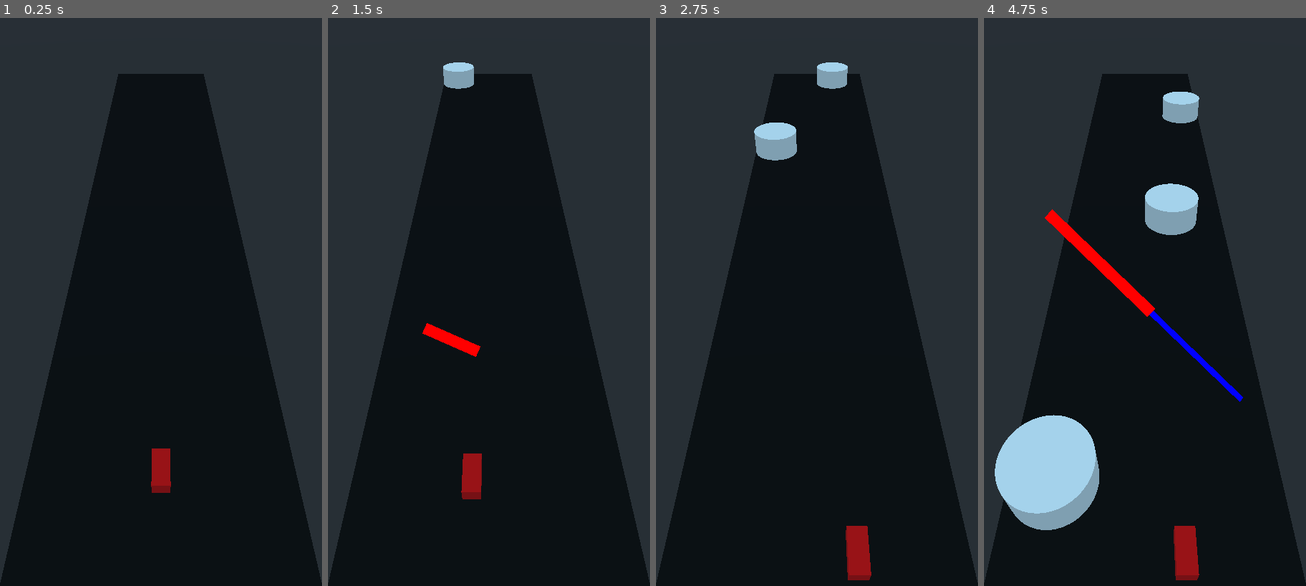
Above: before the commit, frames 1-4 (left to right).
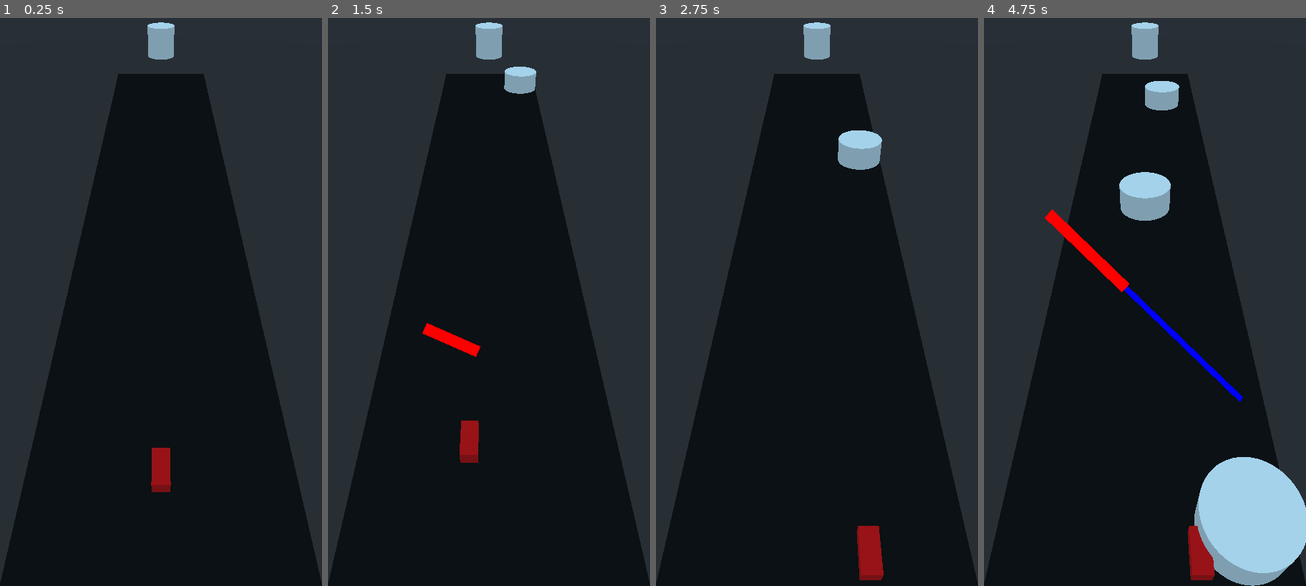
Above: after the commit, the same moments.

Repository: Denkkou/Gravity-Well-Prototype
Game: Godot game, scene res://Scenes/play_environment.tscn
Same seed, same stepped clock (60 frames per second), same inputs: the game is played once before the commit and once after it. Before the commit the project starts from res://Environment.tscn.
Inputs (mouse positions are in pixels of both pictures, inside the frame that each line leads up to):
- Up to frame 1 (0.25 s): no input
- Up to frame 2 (1.5 s): drag from (585, 398) to (521, 171) at 0.52 s; drag from (424, 330) to (585, 398) at 1.27 s
- Up to frame 3 (2.75 s): move the mouse to (849, 171) at 2.02 s; click (849, 171) at 2.17 s
- Up to frame 4 (4.75 s): drag from (1128, 415) to (1048, 211) at 2.77 s; move the mouse to (1241, 387) at 3.52 s; click (1241, 387) at 3.67 s; drag from (1048, 211) to (1241, 398) at 4.27 s

The runs differ from the first frame. In frame 1, 0.5% of the frame differs, in the area x 45-55%, y 0-84%; in frame 2, 2.2%; in frame 3, 3.2%; in frame 4, 15%, in the area x 3-100%, y 0-100%.

Commit message:
Added Distance To Player
Can now find the vector and distance to the player from any one gravity well. There is also some temporary raycast code to draw a ray to the player when within the maximum range of a well. This will need to be removed before finishing.

Multiple spawn chance still not implemented.

Diff:
--- a/BoundaryPlane.gd
+++ /dev/null
@@ -1,4 +0,0 @@
-extends Area
-
-func _ready():
-	pass
--- a/Environment.tscn
+++ /dev/null
@@ -1,158 +0,0 @@
-[gd_scene load_steps=13 format=2]
-
-[ext_resource path="res://Player.gd" type="Script" id=1]
-[ext_resource path="res://VectorCreator.tscn" type="PackedScene" id=2]
-[ext_resource path="res://GravWellSpawner.gd" type="Script" id=3]
-[ext_resource path="res://Gravity Well.tscn" type="PackedScene" id=4]
-[ext_resource path="res://BoundaryPlane.gd" type="Script" id=5]
-
-[sub_resource type="BoxShape" id=1]
-extents = Vector3( 1, 0.0287637, 1 )
-
-[sub_resource type="PlaneMesh" id=2]
-
-[sub_resource type="SpatialMaterial" id=3]
-albedo_color = Color( 0, 0, 0, 1 )
-
-[sub_resource type="CubeMesh" id=4]
-
-[sub_resource type="SpatialMaterial" id=5]
-albedo_color = Color( 0.933333, 0.0235294, 0.0235294, 1 )
-
-[sub_resource type="BoxShape" id=6]
-
-[sub_resource type="BoxShape" id=7]
-extents = Vector3( 0.227585, 0.189544, 0.318471 )
-
-[node name="GameWorld" type="Spatial"]
-
-[node name="SceneElements" type="Spatial" parent="."]
-
-[node name="Floor" type="StaticBody" parent="SceneElements"]
-transform = Transform( 3, 0, 0, 0, 1, 0, 0, 0, 15, 0, 0, -3.55465 )
-
-[node name="CollisionShape" type="CollisionShape" parent="SceneElements/Floor"]
-shape = SubResource( 1 )
-
-[node name="MeshInstance" type="MeshInstance" parent="SceneElements/Floor"]
-mesh = SubResource( 2 )
-material/0 = SubResource( 3 )
-
-[node name="Walls" type="Spatial" parent="SceneElements"]
-visible = false
-
-[node name="Fence" type="StaticBody" parent="SceneElements/Walls"]
-transform = Transform( 3.51, 0, 0, 0, -4.37114e-08, -1.483, 0, 1, -6.4824e-08, 0, 0, 0 )
-
-[node name="CollisionShape" type="CollisionShape" parent="SceneElements/Walls/Fence"]
-shape = SubResource( 1 )
-
-[node name="MeshInstance" type="MeshInstance" parent="SceneElements/Walls/Fence"]
-transform = Transform( 0.876234, 0, 0, 0, 1, -4.81895e-08, 0, -2.19114e-08, 0.256611, 0, -1.42115e-08, -0.219232 )
-mesh = SubResource( 2 )
-material/0 = null
-
-[node name="Fence2" type="StaticBody" parent="SceneElements/Walls"]
-transform = Transform( -3.51, -8.74228e-08, 5.66709e-15, 0, -4.37114e-08, -1.483, 3.06854e-07, -1, 6.4824e-08, 0, 0, 11.3437 )
-
-[node name="CollisionShape" type="CollisionShape" parent="SceneElements/Walls/Fence2"]
-shape = SubResource( 1 )
-
-[node name="MeshInstance" type="MeshInstance" parent="SceneElements/Walls/Fence2"]
-transform = Transform( 1, 0, 0, 0, 1, -4.81895e-08, 0, -2.19114e-08, 0.256611, 0, 0, -0.219232 )
-mesh = SubResource( 2 )
-material/0 = null
-
-[node name="Fence3" type="StaticBody" parent="SceneElements/Walls"]
-transform = Transform( 4.72315e-07, -1, 6.4824e-08, 0, -4.37114e-08, -1.483, 6.256, 7.54979e-08, -4.89408e-15, 3, 0, 5.33 )
-
-[node name="CollisionShape" type="CollisionShape" parent="SceneElements/Walls/Fence3"]
-shape = SubResource( 1 )
-
-[node name="MeshInstance" type="MeshInstance" parent="SceneElements/Walls/Fence3"]
-transform = Transform( 1, 0, 1.05879e-22, 0, 1, -4.81894e-08, -5.92923e-21, -2.19114e-08, 0.256611, 0.141479, 0, -0.219232 )
-mesh = SubResource( 2 )
-material/0 = null
-
-[node name="Fence4" type="StaticBody" parent="SceneElements/Walls"]
-transform = Transform( -1.01923e-06, 1, -6.4824e-08, 0, -4.37114e-08, -1.483, -6.256, -1.62921e-07, 1.05612e-14, -3, 0, 5.33 )
-
-[node name="CollisionShape" type="CollisionShape" parent="SceneElements/Walls/Fence4"]
-shape = SubResource( 1 )
-
-[node name="MeshInstance" type="MeshInstance" parent="SceneElements/Walls/Fence4"]
-transform = Transform( 1, -1.24345e-14, 1.27055e-21, 0, 1, -4.81894e-08, -2.37169e-20, -2.19114e-08, 0.256611, -0.141479, 2.14577e-06, -0.219232 )
-mesh = SubResource( 2 )
-material/0 = null
-
-[node name="Camera" type="Camera" parent="."]
-transform = Transform( 1, 0, 0, 0, 0.707107, 0.707107, 0, -0.707107, 0.707107, 0, 9.132, 12.99 )
-
-[node name="Player" type="KinematicBody" parent="."]
-transform = Transform( 0.2, 0, 0, 0, 0.2, 0, 0, 0, 0.4, 0, 0.285836, 9.15662 )
-script = ExtResource( 1 )
-
-[node name="MeshInstance" type="MeshInstance" parent="Player"]
-layers = 3
-mesh = SubResource( 4 )
-material/0 = SubResource( 5 )
-
-[node name="CollisionShape" type="CollisionShape" parent="Player"]
-shape = SubResource( 6 )
-
-[node name="GravWellSpawner" type="Spatial" parent="."]
-transform = Transform( 1, 0, 0, 0, 1, 0, 0, 0, 1, 0, 0, -18.3575 )
-script = ExtResource( 3 )
-_gravity_well_wr = NodePath("../GravWellWaitingRoom")
-
-[node name="SpawnPoint1" type="Position3D" parent="GravWellSpawner"]
-transform = Transform( 1, 0, 0, 0, 1, 0, 0, 0, 1, -2, 0, 1 )
-
-[node name="SpawnPoint2" type="Position3D" parent="GravWellSpawner"]
-transform = Transform( 1, 0, 0, 0, 1, 0, 0, 0, 1, -1, 0, 1 )
-
-[node name="SpawnPoint3" type="Position3D" parent="GravWellSpawner"]
-transform = Transform( 1, 0, 0, 0, 1, 0, 0, 0, 1, 0, 0, 1 )
-
-[node name="SpawnPoint4" type="Position3D" parent="GravWellSpawner"]
-transform = Transform( 1, 0, 0, 0, 1, 0, 0, 0, 1, 1, 0, 1 )
-
-[node name="SpawnPoint5" type="Position3D" parent="GravWellSpawner"]
-transform = Transform( 1, 0, 0, 0, 1, 0, 0, 0, 1, 2, 0, 1 )
-
-[node name="VectorCreator" parent="." instance=ExtResource( 2 )]
-
-[node name="GravWellWaitingRoom" type="Spatial" parent="."]
-transform = Transform( 1, 0, 0, 0, 1, 0, 0, 0, 1, 0, -4, 0 )
-
-[node name="Gravity Well" parent="GravWellWaitingRoom" instance=ExtResource( 4 )]
-
-[node name="Gravity Well2" parent="GravWellWaitingRoom" instance=ExtResource( 4 )]
-
-[node name="Gravity Well3" parent="GravWellWaitingRoom" instance=ExtResource( 4 )]
-
-[node name="Gravity Well4" parent="GravWellWaitingRoom" instance=ExtResource( 4 )]
-
-[node name="Gravity Well5" parent="GravWellWaitingRoom" instance=ExtResource( 4 )]
-
-[node name="Gravity Well6" parent="GravWellWaitingRoom" instance=ExtResource( 4 )]
-
-[node name="Gravity Well7" parent="GravWellWaitingRoom" instance=ExtResource( 4 )]
-
-[node name="Gravity Well8" parent="GravWellWaitingRoom" instance=ExtResource( 4 )]
-
-[node name="Gravity Well9" parent="GravWellWaitingRoom" instance=ExtResource( 4 )]
-
-[node name="Gravity Well10" parent="GravWellWaitingRoom" instance=ExtResource( 4 )]
-
-[node name="BoundaryPlane" type="Area" parent="."]
-transform = Transform( -13.7592, -3.42697e-07, 2.2215e-14, 0, -8.74228e-08, -2.966, 3.06854e-07, -1, 6.4824e-08, 0, 0, 14.3437 )
-collision_layer = 2
-collision_mask = 2
-script = ExtResource( 5 )
-
-[node name="CollisionShape" type="CollisionShape" parent="BoundaryPlane"]
-transform = Transform( 1, -3.55271e-15, 2.11758e-22, 0, 1, 0, 0, -3.55271e-15, 1, 0, 0, 0 )
-shape = SubResource( 7 )
-[connection signal="vector_created" from="VectorCreator" to="Player" method="_drag_vector"]
-[connection signal="area_entered" from="BoundaryPlane" to="GravWellSpawner" method="_on_BoundaryPlane_area_entered"]
--- a/Gravity Well.gd
+++ /dev/null
@@ -1,17 +0,0 @@
-extends Area
-
-export(float) var speed = 8
-
-var can_move = false
-
-func _process(delta):
-	if can_move:
-		self.global_translate(Vector3(0, 0, speed * delta))
-
-
-# to be controlled externally
-func enable_move():
-	can_move = true
-
-func disable_move():
-	can_move = false
--- a/Gravity Well.tscn
+++ b/Scenes/gravity_well.tscn
@@ -1,6 +1,6 @@
 [gd_scene load_steps=4 format=2]
 
-[ext_resource path="res://Gravity Well.gd" type="Script" id=1]
+[ext_resource path="res://Scripts/gravity_well.gd" type="Script" id=1]
 
 [sub_resource type="CylinderMesh" id=1]
 
@@ -11,9 +11,12 @@
 collision_mask = 2
 script = ExtResource( 1 )
 
-[node name="Area" type="MeshInstance" parent="."]
+[node name="Mesh" type="MeshInstance" parent="."]
 mesh = SubResource( 1 )
 material/0 = null
 
 [node name="CollisionShape" type="CollisionShape" parent="."]
 shape = SubResource( 2 )
+
+[node name="RayCast" type="RayCast" parent="."]
+enabled = true
--- /dev/null
+++ b/Scenes/play_environment.tscn
@@ -0,0 +1,132 @@
+[gd_scene load_steps=11 format=2]
+
+[ext_resource path="res://Scenes/gravity_well.tscn" type="PackedScene" id=1]
+[ext_resource path="res://Scenes/player.tscn" type="PackedScene" id=2]
+[ext_resource path="res://Scenes/touch_vector_creator.tscn" type="PackedScene" id=3]
+[ext_resource path="res://Scenes/well_spawner.tscn" type="PackedScene" id=4]
+[ext_resource path="res://Scripts/game_world.gd" type="Script" id=5]
+
+[sub_resource type="BoxShape" id=1]
+extents = Vector3( 1, 0.0287637, 1 )
+
+[sub_resource type="PlaneMesh" id=2]
+
+[sub_resource type="SpatialMaterial" id=3]
+albedo_color = Color( 0, 0, 0, 1 )
+
+[sub_resource type="GDScript" id=4]
+script/source = "extends Area
+
+func _ready():
+	pass
+"
+
+[sub_resource type="BoxShape" id=5]
+extents = Vector3( 0.227585, 0.189544, 0.318471 )
+
+[node name="GameWorld" type="Spatial"]
+script = ExtResource( 5 )
+
+[node name="VectorCreator" parent="." instance=ExtResource( 3 )]
+position = Vector2( 361, 540 )
+
+[node name="SceneElements" type="Spatial" parent="."]
+
+[node name="Floor" type="StaticBody" parent="SceneElements"]
+transform = Transform( 3, 0, 0, 0, 1, 0, 0, 0, 15, 0, 0, -3.55465 )
+
+[node name="CollisionShape" type="CollisionShape" parent="SceneElements/Floor"]
+shape = SubResource( 1 )
+
+[node name="MeshInstance" type="MeshInstance" parent="SceneElements/Floor"]
+mesh = SubResource( 2 )
+material/0 = SubResource( 3 )
+
+[node name="Walls" type="Spatial" parent="SceneElements"]
+visible = false
+
+[node name="Fence" type="StaticBody" parent="SceneElements/Walls"]
+transform = Transform( 3.51, 0, 0, 0, -4.37114e-08, -1.483, 0, 1, -6.4824e-08, 0, 0, 0 )
+
+[node name="CollisionShape" type="CollisionShape" parent="SceneElements/Walls/Fence"]
+shape = SubResource( 1 )
+
+[node name="MeshInstance" type="MeshInstance" parent="SceneElements/Walls/Fence"]
+transform = Transform( 0.876234, 0, 0, 0, 1, -4.81895e-08, 0, -2.19114e-08, 0.256611, 0, -1.42115e-08, -0.219232 )
+mesh = SubResource( 2 )
+material/0 = null
+
+[node name="Fence2" type="StaticBody" parent="SceneElements/Walls"]
+transform = Transform( -3.51, -8.74228e-08, 5.66709e-15, 0, -4.37114e-08, -1.483, 3.06854e-07, -1, 6.4824e-08, 0, 0, 11.3437 )
+
+[node name="CollisionShape" type="CollisionShape" parent="SceneElements/Walls/Fence2"]
+shape = SubResource( 1 )
+
+[node name="MeshInstance" type="MeshInstance" parent="SceneElements/Walls/Fence2"]
+transform = Transform( 1, 0, 0, 0, 1, -4.81895e-08, 0, -2.19114e-08, 0.256611, 0, 0, -0.219232 )
+mesh = SubResource( 2 )
+material/0 = null
+
+[node name="Fence3" type="StaticBody" parent="SceneElements/Walls"]
+transform = Transform( 4.72315e-07, -1, 6.4824e-08, 0, -4.37114e-08, -1.483, 6.256, 7.54979e-08, -4.89408e-15, 3, 0, 5.33 )
+
+[node name="CollisionShape" type="CollisionShape" parent="SceneElements/Walls/Fence3"]
+shape = SubResource( 1 )
+
+[node name="MeshInstance" type="MeshInstance" parent="SceneElements/Walls/Fence3"]
+transform = Transform( 1, 0, 1.05879e-22, 0, 1, -4.81894e-08, -5.92923e-21, -2.19114e-08, 0.256611, 0.141479, 0, -0.219232 )
+mesh = SubResource( 2 )
+material/0 = null
+
+[node name="Fence4" type="StaticBody" parent="SceneElements/Walls"]
+transform = Transform( -1.01923e-06, 1, -6.4824e-08, 0, -4.37114e-08, -1.483, -6.256, -1.62921e-07, 1.05612e-14, -3, 0, 5.33 )
+
+[node name="CollisionShape" type="CollisionShape" parent="SceneElements/Walls/Fence4"]
+shape = SubResource( 1 )
+
+[node name="MeshInstance" type="MeshInstance" parent="SceneElements/Walls/Fence4"]
+transform = Transform( 1, -1.24345e-14, 1.27055e-21, 0, 1, -4.81894e-08, -2.37169e-20, -2.19114e-08, 0.256611, -0.141479, 2.14577e-06, -0.219232 )
+mesh = SubResource( 2 )
+material/0 = null
+
+[node name="BoundaryPlane" type="Area" parent="SceneElements"]
+transform = Transform( -13.7592, -3.42697e-07, 2.2215e-14, 0, -8.74228e-08, -2.966, 3.06854e-07, -1, 6.4824e-08, 0, 0, 14.3437 )
+collision_layer = 2
+collision_mask = 2
+script = SubResource( 4 )
+
+[node name="CollisionShape" type="CollisionShape" parent="SceneElements/BoundaryPlane"]
+transform = Transform( 1, -3.55271e-15, 2.11758e-22, 0, 1, 0, 0, -3.55271e-15, 1, 0, 0, 0 )
+shape = SubResource( 5 )
+
+[node name="GravWellSpawner" parent="." instance=ExtResource( 4 )]
+
+[node name="GravWellWaitingRoom" type="Spatial" parent="."]
+transform = Transform( 1, 0, 0, 0, 1, 0, 0, 0, 1, 0, 1, -23 )
+
+[node name="Gravity Well" parent="GravWellWaitingRoom" instance=ExtResource( 1 )]
+
+[node name="Gravity Well2" parent="GravWellWaitingRoom" instance=ExtResource( 1 )]
+
+[node name="Gravity Well3" parent="GravWellWaitingRoom" instance=ExtResource( 1 )]
+
+[node name="Gravity Well4" parent="GravWellWaitingRoom" instance=ExtResource( 1 )]
+
+[node name="Gravity Well5" parent="GravWellWaitingRoom" instance=ExtResource( 1 )]
+
+[node name="Gravity Well6" parent="GravWellWaitingRoom" instance=ExtResource( 1 )]
+
+[node name="Gravity Well7" parent="GravWellWaitingRoom" instance=ExtResource( 1 )]
+
+[node name="Gravity Well8" parent="GravWellWaitingRoom" instance=ExtResource( 1 )]
+
+[node name="Gravity Well9" parent="GravWellWaitingRoom" instance=ExtResource( 1 )]
+
+[node name="Gravity Well10" parent="GravWellWaitingRoom" instance=ExtResource( 1 )]
+
+[node name="Camera" type="Camera" parent="."]
+transform = Transform( 1, 0, 0, 0, 0.707107, 0.707107, 0, -0.707107, 0.707107, 0, 9.132, 12.99 )
+
+[node name="Player" parent="." instance=ExtResource( 2 )]
+[connection signal="vector_created" from="VectorCreator" to="Player" method="_drag_vector"]
+[connection signal="area_entered" from="SceneElements/BoundaryPlane" to="GravWellSpawner" method="_on_BoundaryPlane_area_entered"]
--- /dev/null
+++ b/Scenes/player.tscn
@@ -0,0 +1,22 @@
+[gd_scene load_steps=5 format=2]
+
+[ext_resource path="res://Scripts/Player.gd" type="Script" id=1]
+
+[sub_resource type="CubeMesh" id=1]
+
+[sub_resource type="SpatialMaterial" id=2]
+albedo_color = Color( 0.933333, 0.0235294, 0.0235294, 1 )
+
+[sub_resource type="BoxShape" id=3]
+
+[node name="Player" type="KinematicBody"]
+transform = Transform( 0.2, 0, 0, 0, 0.2, 0, 0, 0, 0.4, 0, 0.285836, 9.15662 )
+script = ExtResource( 1 )
+
+[node name="MeshInstance" type="MeshInstance" parent="."]
+layers = 3
+mesh = SubResource( 1 )
+material/0 = SubResource( 2 )
+
+[node name="CollisionShape" type="CollisionShape" parent="."]
+shape = SubResource( 3 )
--- a/VectorCreator.tscn
+++ b/Scenes/touch_vector_creator.tscn
@@ -1,6 +1,6 @@
 [gd_scene load_steps=3 format=2]
 
-[ext_resource path="res://VectorCreator.gd" type="Script" id=1]
+[ext_resource path="res://Scripts/touch_vector_creator.gd" type="Script" id=1]
 
 [sub_resource type="RectangleShape2D" id=1]
 
--- /dev/null
+++ b/Scenes/well_spawner.tscn
@@ -0,0 +1,23 @@
+[gd_scene load_steps=2 format=2]
+
+[ext_resource path="res://Scripts/well_spawner.gd" type="Script" id=1]
+
+[node name="GravWellSpawner" type="Spatial"]
+transform = Transform( 1, 0, 0, 0, 1, 0, 0, 0, 1, 0, 0, -18.3575 )
+script = ExtResource( 1 )
+_gravity_well_wr = NodePath("../GravWellWaitingRoom")
+
+[node name="SpawnPoint1" type="Position3D" parent="."]
+transform = Transform( 1, 0, 0, 0, 1, 0, 0, 0, 1, -2, 0, 1 )
+
+[node name="SpawnPoint2" type="Position3D" parent="."]
+transform = Transform( 1, 0, 0, 0, 1, 0, 0, 0, 1, -1, 0, 1 )
+
+[node name="SpawnPoint3" type="Position3D" parent="."]
+transform = Transform( 1, 0, 0, 0, 1, 0, 0, 0, 1, 0, 0, 1 )
+
+[node name="SpawnPoint4" type="Position3D" parent="."]
+transform = Transform( 1, 0, 0, 0, 1, 0, 0, 0, 1, 1, 0, 1 )
+
+[node name="SpawnPoint5" type="Position3D" parent="."]
+transform = Transform( 1, 0, 0, 0, 1, 0, 0, 0, 1, 2, 0, 1 )
--- a/Player.gd
+++ b/Scripts/Player.gd
@@ -1,7 +1,7 @@
 extends KinematicBody
 
-export(float) var speed = 8
-export(float) var acceleration = 50
+export(float) var speed = 12
+export(float) var acceleration = 90
 export(float) var friction = acceleration / speed
 export(float) var drag = 0.15
 
@@ -12,13 +12,11 @@
 func _process(delta):
 	apply_movement(delta)
 	apply_friction(delta)
-
+	broadcast_location()
 
 func _physics_process(delta):
 	_velocity.z += drag # illusion of flying forward
 	_velocity = move_and_slide(_velocity, Vector3.UP)
-	#print(_velocity)
-	#print(_move_vector)
 
 
 # apply the _move_vector to the _velocity
@@ -40,3 +38,7 @@
 	# add some resistence to drag when moving
 	if _move_vector.z < 0:
 		_move_vector.z -= drag
+
+
+func broadcast_location():
+	GameEvents.emit_signal("player_position", self.global_transform.origin)
--- /dev/null
+++ b/Scripts/game_events.gd
@@ -0,0 +1,3 @@
+extends Node
+
+signal player_position(player_pos)
--- /dev/null
+++ b/Scripts/game_world.gd
@@ -0,0 +1,6 @@
+extends Spatial
+
+var title = "Gravity Well Prototype"
+
+func _process(delta):
+	OS.set_window_title(title + " | FPS: " + str(Engine.get_frames_per_second()))
--- /dev/null
+++ b/Scripts/gravity_well.gd
@@ -0,0 +1,38 @@
+extends Area
+
+export(float) var speed = 8
+export(float) var max_pull_reach = 10
+
+var can_move = false
+
+func _ready():
+	GameEvents.connect("player_position", self, "_distance_to_player")
+
+
+func _process(delta):
+	if can_move:
+		self.global_translate(Vector3(0, 0, speed * delta))
+
+
+# to be controlled externally
+func enable_move():
+	can_move = true
+
+
+func disable_move():
+	can_move = false
+
+
+func _distance_to_player(player_pos):
+	# gravity wells are now listening for player's position
+	var vect_to_player = player_pos - get_global_transform().origin
+	var dist_to_player = vect_to_player.length()
+
+	# if within circle of influence, pull
+	if dist_to_player <= max_pull_reach:
+		pass
+
+	# this raycast visualises the vect_to_player, isn't used programatically
+	if dist_to_player <= max_pull_reach:
+		var raycast = self.get_child(2)
+		raycast.cast_to = vect_to_player
--- a/VectorCreator.gd
+++ b/Scripts/touch_vector_creator.gd
@@ -3,7 +3,7 @@
 
 signal vector_created(vector)
 
-export(float) var max_length := 200
+export(float) var max_length := 150
 
 var touch_down := false
 var position_start := Vector2.ZERO
--- a/GravWellSpawner.gd
+++ b/Scripts/well_spawner.gd
@@ -3,9 +3,9 @@
 # get reference to waiting room which holds all of the wells to spawn
 export(NodePath) onready var _gravity_well_wr = get_node(_gravity_well_wr) as Spatial
 
-export(int) var _spawn_cap = 9
-export(int) var _time_interval_min = 60
-export(int) var _time_interval_max = 90
+export(int) var _spawn_cap
+export(int) var _time_interval_min = 50
+export(int) var _time_interval_max = 100
 
 var _frames_since_last_spawn = 0
 var _decided_spawn_interval = 0
@@ -22,13 +22,12 @@
 func _ready():
 	_rng.randomize()
 	_waiting_room = _gravity_well_wr.get_children()
+	_spawn_cap = _gravity_well_wr.get_child_count() - 1
 
 
 func _process(delta):
 	_frames_since_last_spawn += 1
-	#print(_frames_since_last_spawn)
 	_spawn_well(_time_to_spawn())
-	print(_currently_spawned)
 
 
 func _time_to_spawn() -> bool:
@@ -37,7 +36,6 @@
 		# decide upon a spawn interval
 		if _decided_spawn_interval == 0:
 			_decided_spawn_interval = _rng.randi_range(_time_interval_min, _time_interval_max)
-			#print(_decided_spawn_interval)
 
 	#if that interval is reached, allow spawning
 	if _frames_since_last_spawn == _decided_spawn_interval:
@@ -46,25 +44,23 @@
 		return false
 
 
-# Add a random chance to spawn an additional well 2 spaces away
 func _spawn_well(can_spawn) -> void:
 	if can_spawn == true:
 		# if spawned objects < spawn_cap
 		if _currently_spawned < _spawn_cap:
-			# randomly choose spawn point
-
-			# get child at position (currently_spawned)
+			# get next well to spawn
 			var gravity_well_to_spawn = _waiting_room[_spawn_index]
 
-			# spawn child(currently_spawned) at spawn point
 			var spawns = self.get_children()
 
+			# avoid consecutive duplicate spawns
 			while _rand == _last_rand:
 				_rand = _rng.randi_range(0, self.get_child_count() - 1)
 
 			var chosen_spawn = spawns[_rand]
 			_last_rand = _rand
 
+			# put well to spawn in right place and start moving
 			gravity_well_to_spawn.global_transform = chosen_spawn.global_transform
 			gravity_well_to_spawn.enable_move()
 
--- a/gravwell.gd
+++ /dev/null
@@ -1,9 +0,0 @@
-extends Spatial
-
-export (int) var speed = 5
-
-func _process(delta):
-	translate(Vector3(0, 0, speed * delta))
-
-	# if reaches death plane behind cam
-	# 	die
--- a/project.godot
+++ b/project.godot
@@ -16,8 +16,12 @@
 [application]
 
 config/name="Gravity Well"
-run/main_scene="res://Environment.tscn"
+run/main_scene="res://Scenes/play_environment.tscn"
 config/icon="res://icon.png"
+
+[autoload]
+
+GameEvents="*res://Scripts/game_events.gd"
 
 [display]
 
